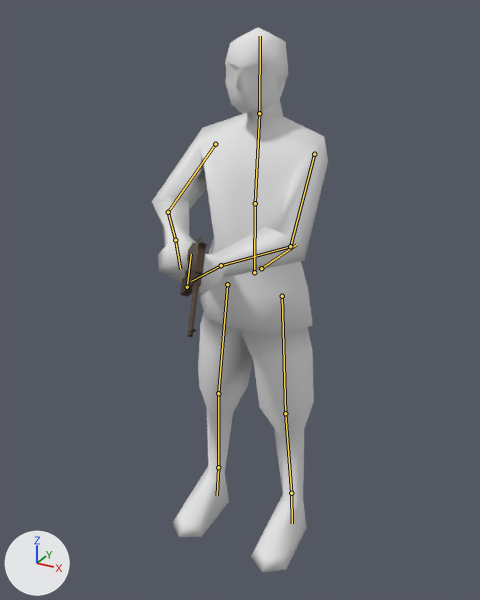
The Blender file animations/anim_mauser_c_96/anim_mauser_c_96.blend, before and after one commit.
The view is the same before and after, from a 50 mm lens placed at (0.943, -1.815, 1.796), pointed at (0.033, -0.16, 0.968). Arrows for +X, +Y and +Z are at lower left; the lights stay in place. Both versions are drawn at frame 0 of the action 'armed-loop'; the numbers are the values there. The bones that bend it are drawn over the model as lines.

The first picture shows 'Mauser', 'soldier_sr'.
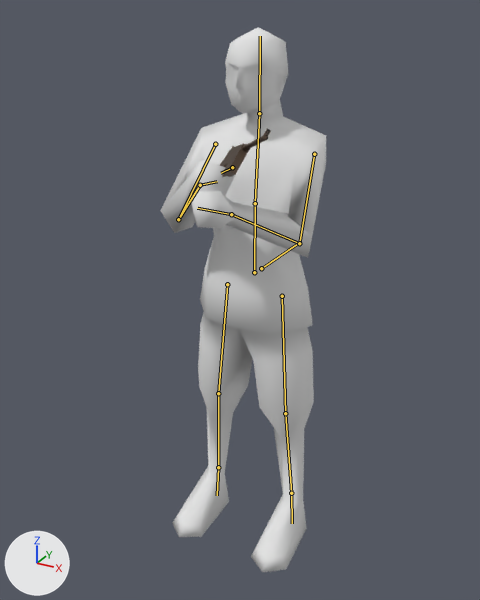
Boxes [x1, y1, x2, y2] around the edits, measured in the pictures (480 x 600 px):
'soldier_sr', posed: before [152, 27, 328, 572]; after [160, 27, 326, 572]
'Mauser', posed: before [180, 234, 208, 337]; after [220, 128, 271, 177]
bone 'ArmL', root to tip: before (314, 154) to (290, 246); after (314, 154) to (299, 243)
bone 'ElbowL', root to tip: before (290, 246) to (221, 265); after (299, 243) to (231, 214)
bone 'HandL', root to tip: before (221, 265) to (191, 281); after (231, 214) to (197, 208)
bone 'ArmR', root to tip: before (215, 144) to (168, 212); after (215, 144) to (178, 219)
bone 'ElbowR', root to tip: before (168, 212) to (175, 240); after (178, 219) to (200, 185)
bone 'Weapon', root to tip: before (187, 287) to (191, 254); after (232, 167) to (221, 173)

The edits, one by one:
Bone 'ArmL' (bone_arml) turns from (51, 41, -6) to (48, 29, -7) degrees about its own x, y and z.
Bone 'ElbowL' (bone_elbowl) moves from (0.0, 0.0, 0.0) to (0.0, 0.117, 0.02).
Bone 'ElbowL' (bone_elbowl) turns from (43, 0, 0) to (80, 0, 0) degrees about its own x, y and z.
Bone 'HandL' (bone_handl) turns from (-35, -29, 48) to (-56, -47, 71) degrees about its own x, y and z.
Bone 'ArmR' (bone_armr) turns from (54, 1, 36) to (49, -7, 36) degrees about its own x, y and z.
Bone 'ElbowR' (bone_elbowr) moves from (-0.886, 0.013, 0.525) to (-0.879, 0.059, 0.477).
Bone 'ElbowR' (bone_elbowr) turns from (-10, -42, 57) to (41, -42, 57) degrees about its own x, y and z.
Bone 'Weapon' (bone_weapon) moves from (0.246, -0.236, 0.874) to (0.305, 0.056, 0.734).
Bone 'Weapon' (bone_weapon) turns from (-69, 41, -33) to (-136, 28, -40) degrees about its own x, y and z.
